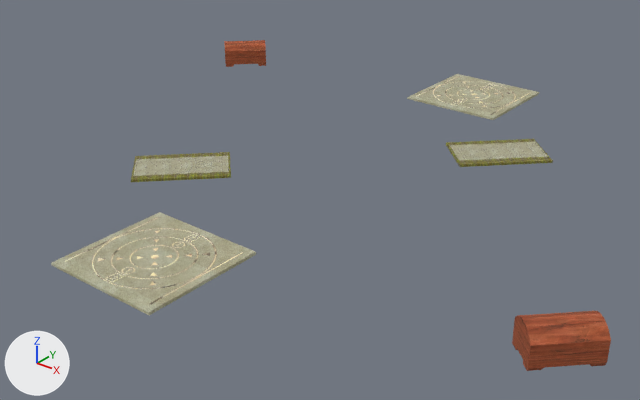
Two versions of the COLLADA model marbles/models/games.DAE, one commit apart.
The view is the same before and after, from a camera (50 mm lens) standing at (14.2, -18.9, 10.3) and looking at (-0.3, -0.7, -0.9). The axes (+X, +Y, +Z) are drawn at lower left. The lights are the same throughout. Where no turn or scale is listed for an object, it has been applied to the vertices.

Names of what the first picture shows: 'Node', 'Node.001', 'Node.002', 'Node.003', 'Node.004', 'Node.005', 'chest_top', 'chest_top01'.
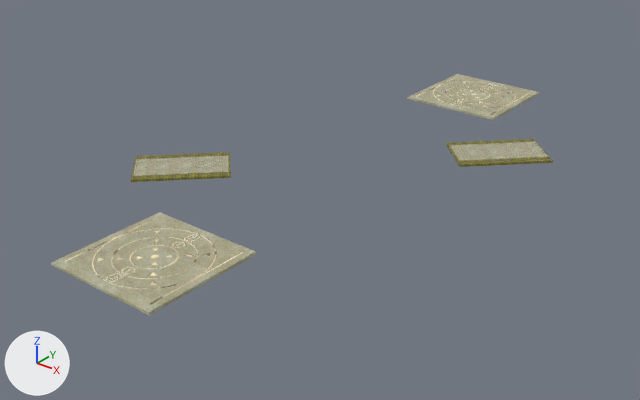
Diff of the bpy script that builds the scene:
```diff
--- a/marbles/models/games.DAE.py
+++ b/marbles/models/games.DAE.py
@@ ob_chest_top01 @@
-ob_chest_top01 = bpy.data.objects.new('chest_top01', me_chest_top01)
-ob_chest_top01.location = (9.23, -5.06, 0.53)
@@ ob_node_004 @@
-ob_node_004 = bpy.data.objects.new('Node.004', me_chest01)
-ob_node_004.parent = ob_chest01
-ob_node_004.location = (0.022, -0.361, -0.0448)
@@ ob_chest_top @@
-ob_chest_top = bpy.data.objects.new('chest_top', me_chest_top)
-ob_chest_top.location = (-9.49, 6.0, 0.53)
@@ ob_node_005 @@
-ob_node_005 = bpy.data.objects.new('Node.005', me_chest)
-ob_node_005.parent = ob_chest
-ob_node_005.location = (0.022, -0.361, -0.0448)
```

Pixel boxes [x1, y1, x2, y2] of what changed, in the pictures (640 x 400 px):
'chest_top01', deleted (brown)
    before: [514, 311, 611, 349]
'Node.004', deleted (brown)
    before: [512, 321, 610, 371]
'Node.005', deleted (brown)
    before: [225, 52, 266, 67]
'chest_top', deleted (brown)
    before: [224, 40, 266, 54]
